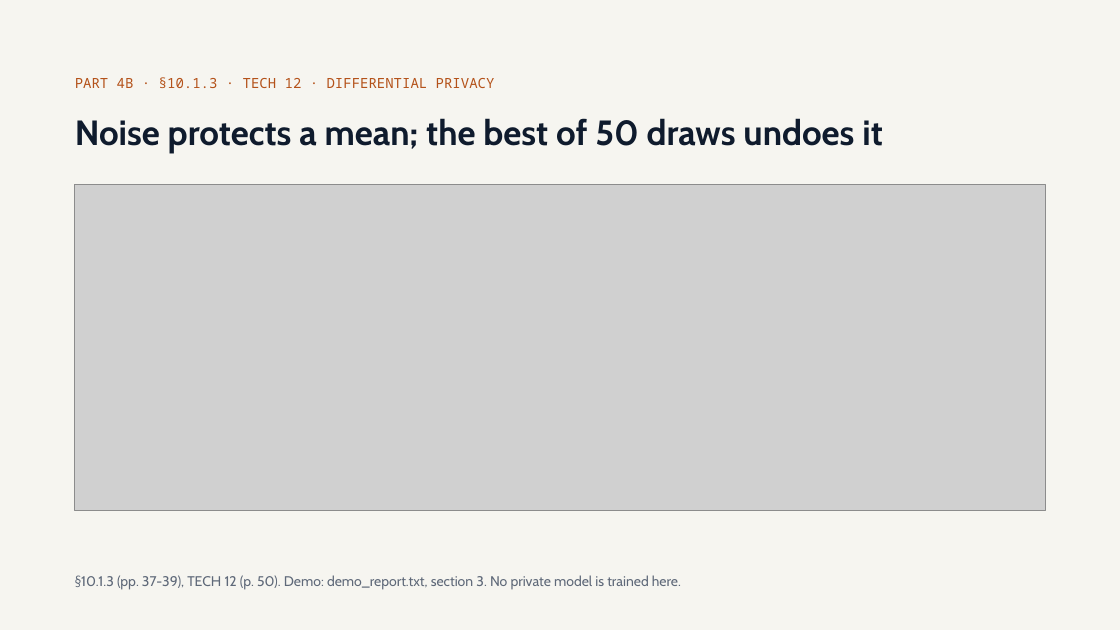
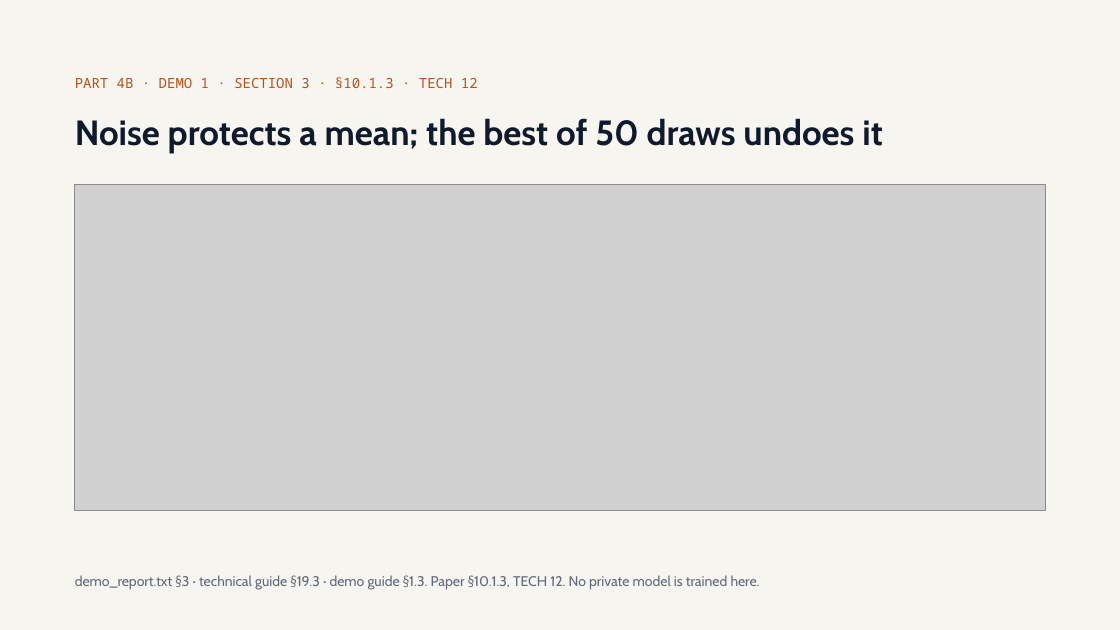
Before and after one commit to olonok69/graimatter_ML, a slide deck: slide 43 of docs/Adversarial_ML.pptx (slide 49 before the commit). Drawn at 1120x630 pixels with LibreOffice and Linux fonts; fonts in the diff are those of the drawing; grey boxes stand for pictures. Boxes give left, top, right and bottom in pixels: in the first picture for what was removed or moved away, otherwise in the second. Text is boxed around its words. In the diff, an @@ line names an element or a change of style, - is before the commit and + after.

```diff
--- a/docs/Adversarial_ML.pptx
+++ b/docs/Adversarial_ML.pptx
@@ text at <box>75,77,478,88</box>: text changed @@
-PART 4B · §10.1.3 · TECH 12 · DIFFERENTIAL PRIVACY
+PART 4B · DEMO 1 · SECTION 3 · §10.1.3 · TECH 12
@@ text at <box>75,575,760,590</box>: text changed @@
-§10.1.3 (pp. 37-39), TECH 12 (p. 50). Demo: demo_report.txt, section 3. No private model is trained here.
+demo_report.txt §3 · technical guide §19.3 · demo guide §1.3. Paper §10.1.3, TECH 12. No private model is trained here.
```
Also in this commit, not shown: 23 other slides changed, 1 slide added, 14 other files.
